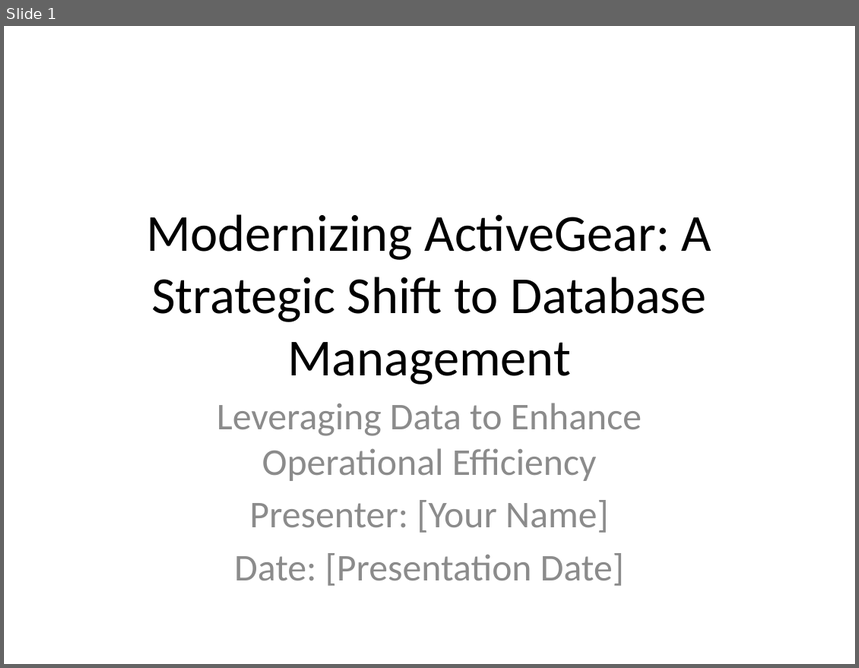
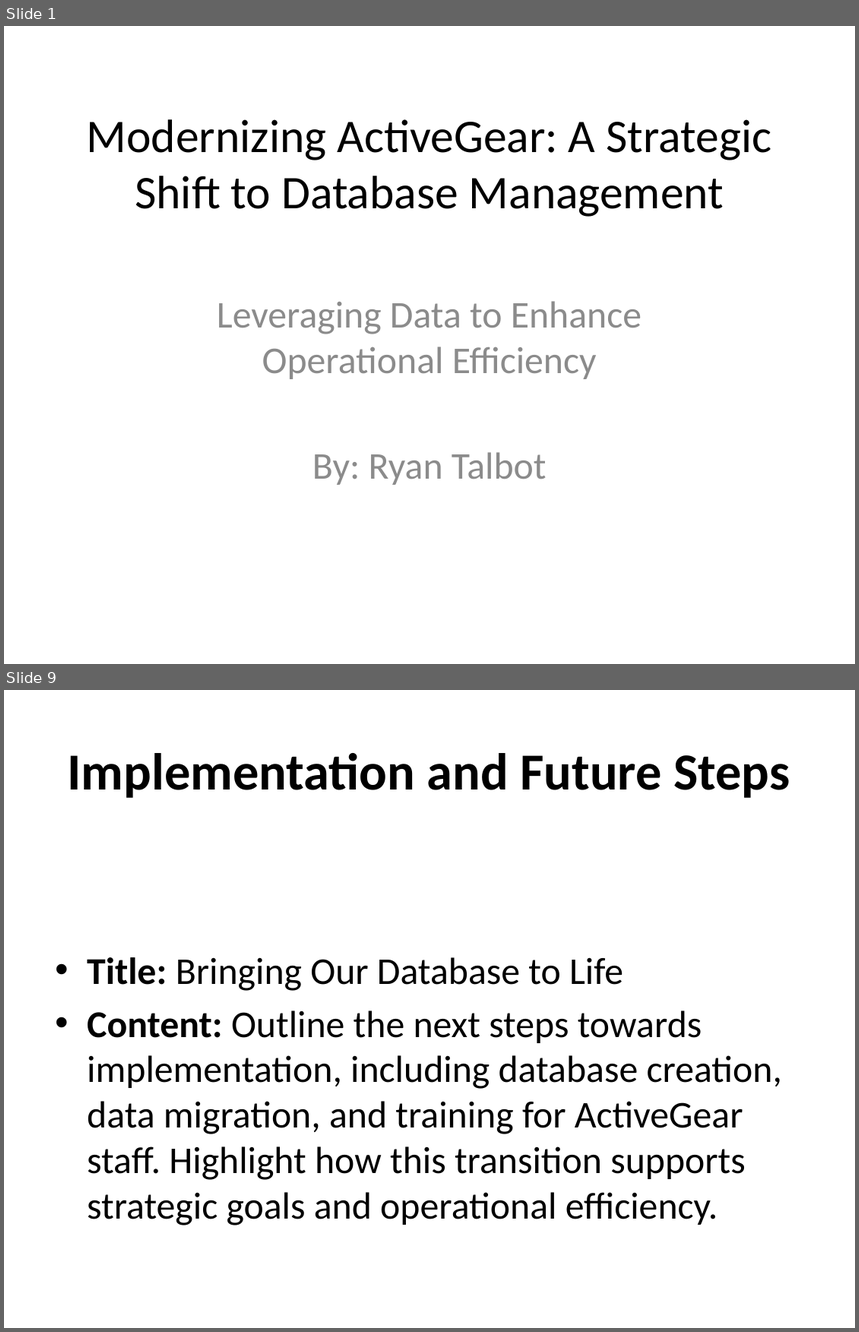
Before and after one commit to RyanJTalbot/MSDS, a slide deck: Core/Databases for Data Scientists Specialization/Relational Database Design /Week 5/ActiveGear_Presentation.pptx. Shown one above the other, each under a label of ours: slide 1 before the commit, slides 1 and 9 after it; the slides between them are not shown. The pictures are 859x668 and 859x1332 pixels, drawn with LibreOffice and Linux fonts; fonts in the diff are those of the drawing. Boxes give left, top, right and bottom in pixels: in the first picture for what was removed or moved away, otherwise in the second. Text is boxed around its words. In the diff, an @@ line names an element or a change of style, - is before the commit and + after.

Commit message:
Update database presentation

```diff
--- a/Core/Databases for Data Scientists Specialization/Relational Database Design /Week 5/ActiveGear_Presentation.pptx
+++ b/Core/Databases for Data Scientists Specialization/Relational Database Design /Week 5/ActiveGear_Presentation.pptx
@@ slide 9 added at (4, 690, 855, 1328), background #FFFFFF @@
@@ title added at (68, 753, 790, 798), 44 pt, text #000000, bold @@
+Implementation and Future Steps
@@ text added at (87, 958, 782, 1226), 32 pt, text #000000 @@
+• Title: Bringing Our Database to Life
+• Content: Outline the next steps towards implementation, including database creation, data migration, and training for ActiveGear staff. Highlight how this transition supports strategic goals and operational efficiency.
@@ slide 1 changed as well @@
@@ title "Modernizing ActiveGear: A Strategic Shift ...": place and size @@
-title "Modernizing ActiveGear: A Strategic Shift ..." at (146, 214, 712, 385)
+title "Modernizing ActiveGear: A Strategic Shift ..." at (87, 119, 772, 217)
@@ title "Modernizing ActiveGear: A Strategic Shift ..." at (87, 119, 772, 217): size 44 to 39.6 pt @@
@@ subtitle "Leveraging Data to Enhance Operational ...": place and size @@
-subtitle "Leveraging Data to Enhance Operational ..." at (217, 403, 642, 586)
+subtitle "Leveraging Data to Enhance Operational ..." at (217, 301, 642, 485)
@@ subtitle at (313, 452, 547, 485): text changed @@
-Presenter: [Your Name]
-Date: [Presentation Date]
+By: Ryan Talbot
```
Also in this commit, not shown: 8 other slides added, 11 slides removed, 2 other files.
